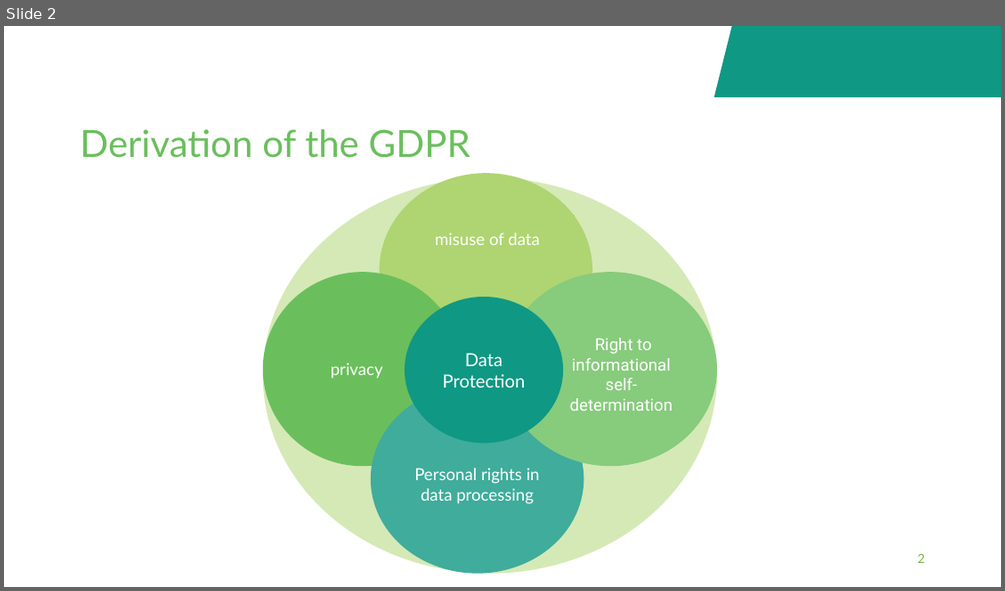
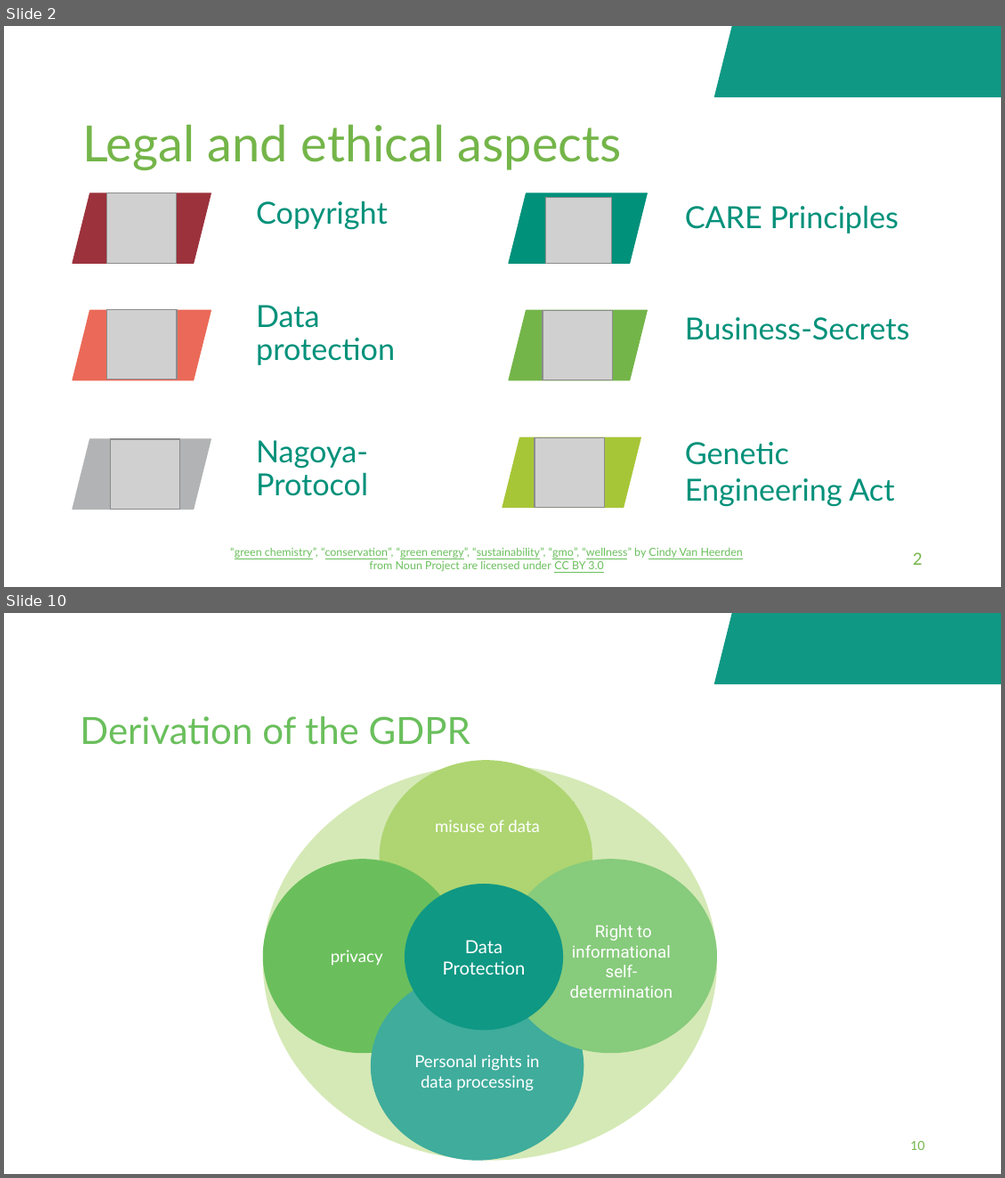
Before and after one commit to fairagro/FAIRagro_Modular-RDM-Training-Material, a slide deck: FAIRagro_Trainings_planned/2026-11_YSM_JKI/20261117-09-Responsible-Handling-20min-Bosse.odp. Shown one above the other, each under a label of ours: slide 2 before the commit, slides 2 and 10 after it; the slides between them are not shown. The pictures are 1005x591 and 1005x1178 pixels, drawn with LibreOffice and Linux fonts; fonts in the diff are those of the drawing; grey boxes stand for pictures; background and template pictures are left out. Boxes give left, top, right and bottom in pixels: in the first picture for what was removed or moved away, otherwise in the second. Text is boxed around its words. In the diff, an @@ line names an element or a change of style, - is before the commit and + after.

```diff
--- a/FAIRagro_Trainings_planned/2026-11_YSM_JKI/20261117-09-Responsible-Handling-20min-Bosse.odp
+++ b/FAIRagro_Trainings_planned/2026-11_YSM_JKI/20261117-09-Responsible-Handling-20min-Bosse.odp
@@ slide 2 added at [4, 26, 1001, 587], background #FFFFFF; not listed: 1 template element that a slide beside it also shows @@
@@ title added at [82, 124, 622, 170], 36 pt, text #74B549 @@
+Legal and ethical aspects
@@ parallelogram added at [73, 193, 211, 264], fill #9C323C, outline #9C323C 0.74 pt @@
@@ picture added at [106, 193, 177, 264] @@
@@ text added at [256, 200, 395, 496], 22 pt, text #00917A @@
+Copyright
+Data
+protection
+Nagoya-
+Protocol
@@ parallelogram added at [509, 193, 647, 264], fill #00917A, outline #00917A 0.74 pt @@
@@ picture added at [546, 198, 612, 264] @@
@@ text added at [685, 205, 910, 506], 22 pt, text #00917A @@
+CARE Principles
+Business-Secrets
+Genetic Engineering Act
@@ parallelogram added at [73, 310, 211, 380], fill #EB6958, outline #EB6958 0.74 pt @@
@@ picture added at [106, 309, 177, 378] @@
@@ parallelogram added at [509, 310, 647, 380], fill #74B549, outline #74B549 0.74 pt @@
@@ picture added at [542, 310, 612, 380] @@
@@ parallelogram added at [73, 439, 211, 508], fill #B1B3B4, outline #B1B3B4 0.74 pt @@
@@ picture added at [110, 439, 179, 508] @@
@@ parallelogram added at [502, 438, 641, 507], fill #A7C637, outline #A7C637 0.74 pt @@
@@ picture added at [534, 438, 604, 507] @@
@@ text added at [230, 547, 743, 571], 8 pt, text #6ABF5C, underline @@
+“green chemistry”, “conservation”, “green energy”, “sustainability”, “gmo”, “wellness” by Cindy Van Heerden
+from Noun Project are licensed under CC BY 3.0
@@ page number added at [913, 552, 922, 564], 12 pt, text #74B549 @@
+2
@@ what was slide 2 is now slide 10 @@
@@ page number at [910, 1141, 924, 1150]: text changed @@
-2
+10
```
Also in this commit, not shown: 2 slides changed, 8 other slides added, 1 slide removed, 11 other files.
